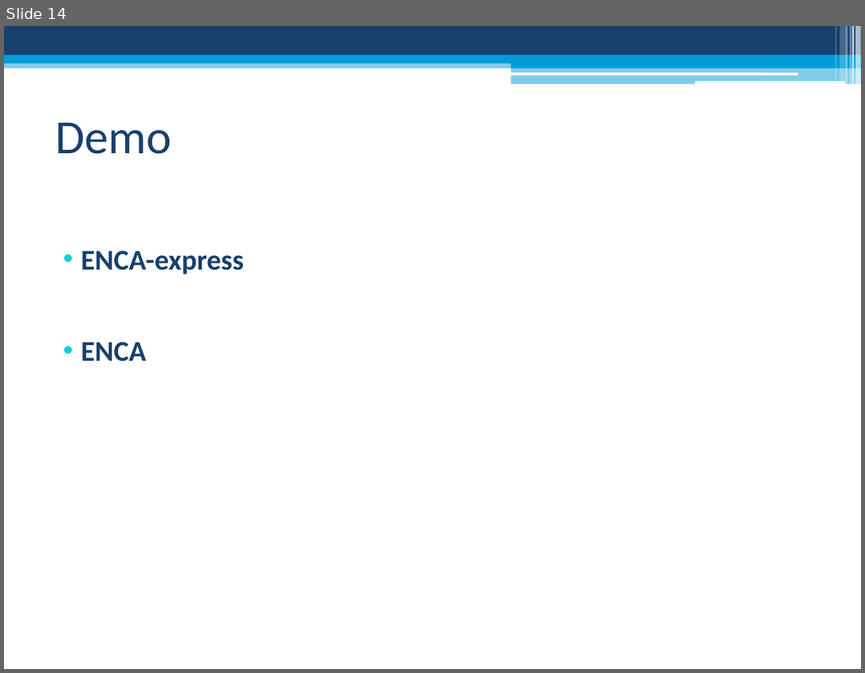
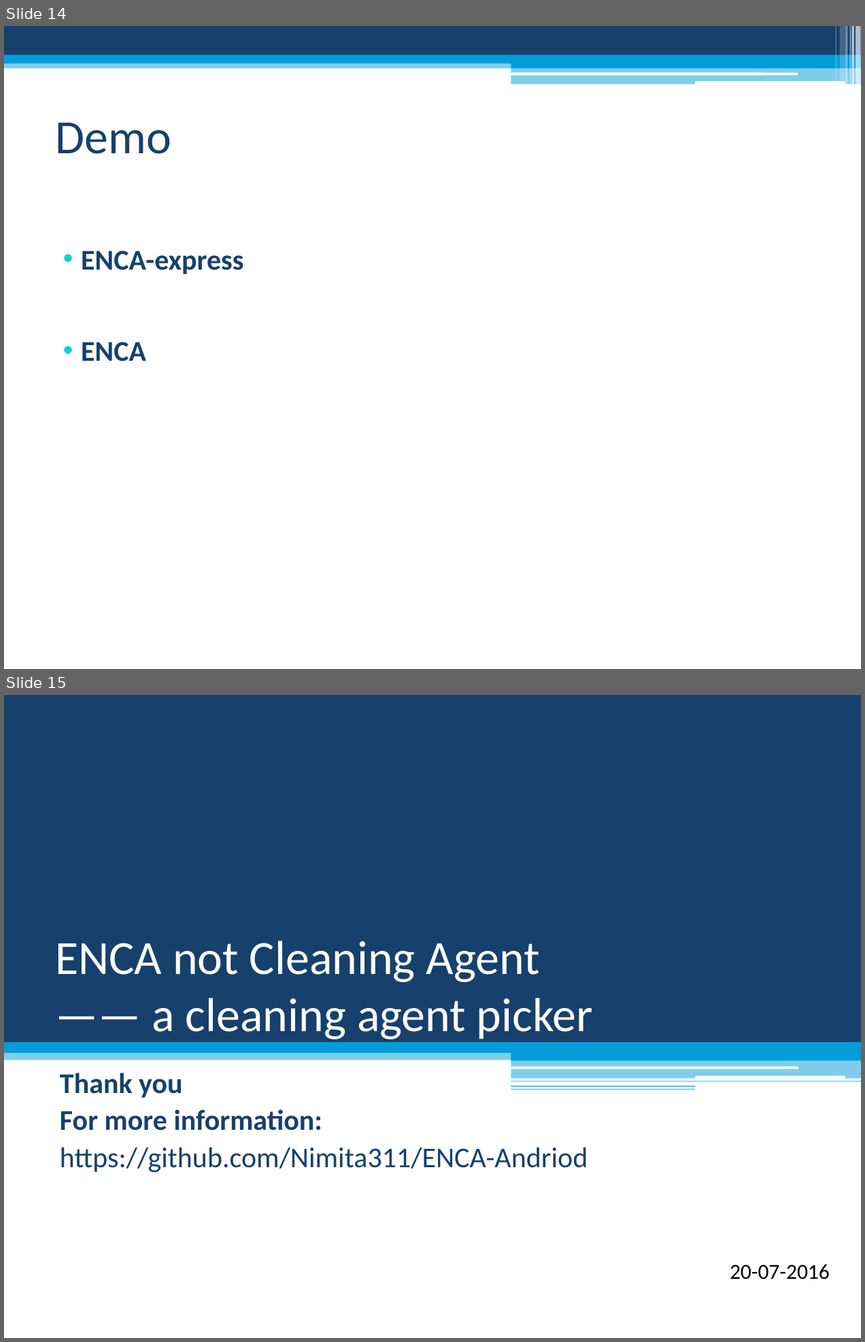
Before and after one commit to thetimeofblack/ENCA-Andriod, a slide deck: Docs/Presentation/Software Engineering II Project.pptx. Shown one above the other, each under a label of ours: slide 14 before the commit, slides 14 and 15 after it. The pictures are 865x673 and 865x1342 pixels, drawn with LibreOffice and Linux fonts; fonts in the diff are those of the drawing. Boxes give left, top, right and bottom in pixels: in the first picture for what was removed or moved away, otherwise in the second. Text is boxed around its words. In the diff, an @@ line names an element or a change of style, - is before the commit and + after.

Commit message:
Add ending slide to ppt

```diff
--- a/Docs/Presentation/Software Engineering II Project.pptx
+++ b/Docs/Presentation/Software Engineering II Project.pptx
@@ slide 15 added at (4, 695, 861, 1338), background #FFFFFF @@
@@ rectangle added at (4, 695, 861, 1042), fill #17406D @@
@@ title added at (55, 940, 593, 1042), 40 pt, text #FFFFFF @@
+ENCA not Cleaning Agent
+—— a cleaning agent picker
@@ rectangle added at (4, 1037, 861, 1060), fill #009DD9 at 50% opacity @@
@@ rectangle added at (4, 1040, 861, 1052), fill #009DD9 @@
@@ rectangle added at (604, 1036, 861, 1059), fill #009DD9 @@
@@ rectangle added at (511, 1052, 861, 1061), fill #009DD9 @@
@@ rectangle added at (511, 1060, 861, 1078), fill #009DD9 at 50% opacity @@
@@ subtitle added at (60, 1072, 587, 1172), 24 pt, text #17406D @@
+Thank you
+For more information:
+https://github.com/Nimita311/ENCA-Andriod
@@ rectangle added at (511, 1081, 861, 1081), fill #009DD9 at 65% opacity @@
@@ rounded rectangle added at (511, 1066, 798, 1068), fill #FFFFFF @@
@@ rounded rectangle added at (696, 1075, 845, 1079), fill #FFFFFF @@
@@ rectangle added at (511, 1085, 696, 1087), fill #009DD9 at 60% opacity @@
@@ rectangle added at (511, 1088, 696, 1089), fill #009DD9 at 65% opacity @@
@@ text added at (730, 1263, 830, 1279), 18 pt, text #000000 @@
+20-07-2016
```
